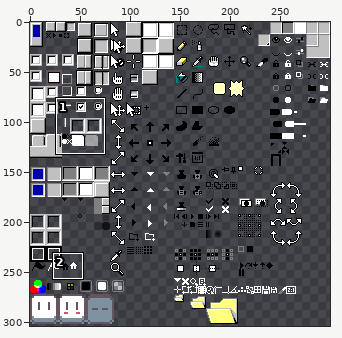
Sprite sheet, stored at Aseprite 95/sheet.png. The picture above shows the old version from afar; the outline marks the close-up.
Close-up. Before the edit:
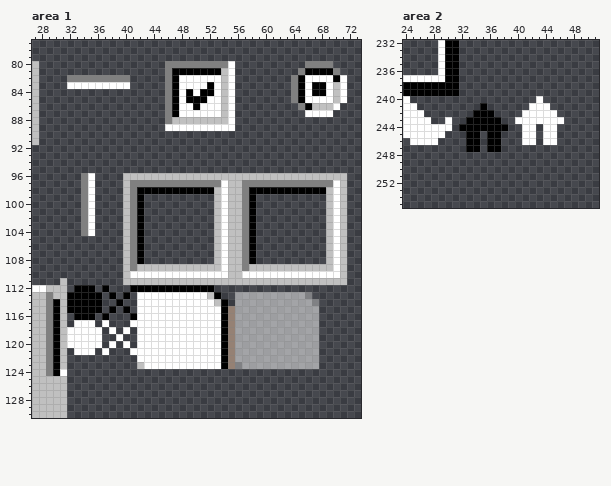
The file is 300x304 pixels. Pixels under 10% opacity are left out. Colours within 5 levels of each other are drawn and written as one. Shown: area 1: x 27..73, y 77..130; area 2: x 24..51, y 232..255.
The result:
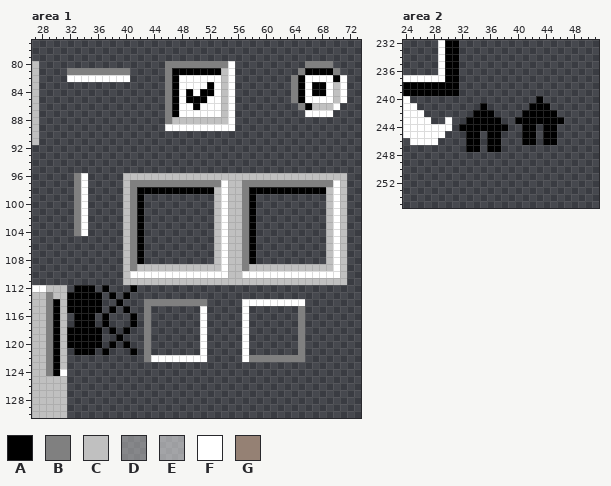
Palette (. is transparent): A #000000  B #808080  C #c0c0c0  D #c6c6c680  E #ffffff80  F #ffffff  G #958174
Log entry: Update tab icons and button text text position on click
Edits made:
{"where": "area 1"}
{"y":81,"x":32,"old":".........","new":"BBBBBBBBB"}
{"y":82,"x":32,"old":"BBBBBBBBB","new":"FFFFFFFFF"}
{"y":83,"x":32,"old":"FFFFFFFFF","new":"........."}
{"y":96,"x":33,"old":".BF","new":"BF."}
{"y":97,"x":33,"old":".BF","new":"BF."}
{"y":98,"x":33,"old":".BF","new":"BF."}
{"y":99,"x":33,"old":".BF","new":"BF."}
{"y":100,"x":33,"old":".BF","new":"BF."}
{"y":101,"x":33,"old":".BF","new":"BF."}
{"y":102,"x":33,"old":".BF","new":"BF."}
{"y":103,"x":33,"old":".BF","new":"BF."}
{"y":104,"x":33,"old":".BF","new":"BF."}
{"y":111,"x":31,"old":"C","new":"."}
{"y":112,"x":42,"old":"AAAAAAAAAAA","new":"..........."}
{"y":113,"x":42,"old":"FFFFFFFFFFCA","new":"............"}
{"y":113,"x":56,"old":"EEEEEEEEEED","new":"..........."}
{"y":114,"x":42,"old":"FFFFFFFFFFFCA","new":".BBBBBBBBB..."}
{"y":114,"x":56,"old":"EEEEEEEEEEED","new":".FFFFFFFFF.."}
{"y":115,"x":42,"old":"FFFFFFFFF","new":".B......."}
{"y":115,"x":52,"old":"FFAGEEEEEEEEEEEE","new":".....F.......B.."}
{"y":116,"x":42,"old":"FFFFFFFFF","new":".B......."}
{"y":116,"x":52,"old":"FFAGEEEEEEEEEEEE","new":".....F.......B.."}
{"y":117,"x":33,"old":"FFF","new":"AAA"}
{"y":117,"x":37,"old":"F","new":"A"}
{"y":117,"x":41,"old":"FFFFFFFFFF","new":"A.B......."}
{"y":117,"x":52,"old":"FFAGEEEEEEEEEEEE","new":".....F.......B.."}
{"y":118,"x":32,"old":"FFFFF","new":"AAAAA"}
{"y":118,"x":38,"old":"F","new":"A"}
{"y":118,"x":40,"old":"F","new":"A"}
{"y":118,"x":42,"old":"FFFFFFFFF","new":".B......."}
{"y":118,"x":52,"old":"FFAGEEEEEEEEEEEE","new":".....F.......B.."}
{"y":119,"x":32,"old":"FFFFF","new":"AAAAA"}
{"y":119,"x":39,"old":"F","new":"A"}
{"y":119,"x":42,"old":"FFFFFFFFF","new":".B......."}
{"y":119,"x":52,"old":"FFAGEEEEEEEEEEEE","new":".....F.......B.."}
{"y":120,"x":32,"old":"FFFFF","new":"AAAAA"}
{"y":120,"x":38,"old":"F","new":"A"}
{"y":120,"x":40,"old":"F","new":"A"}
{"y":120,"x":42,"old":"FFFFFFFFF","new":".B......."}
{"y":120,"x":52,"old":"FFAGEEEEEEEEEEEE","new":".....F.......B.."}
{"y":121,"x":33,"old":"FFF","new":"AAA"}
{"y":121,"x":37,"old":"F","new":"A"}
{"y":121,"x":41,"old":"FFFFFFFFFF","new":"A.B......."}
{"y":121,"x":52,"old":"FFAGEEEEEEEEEEEE","new":".....F.......B.."}
{"y":122,"x":42,"old":"FF","new":".B"}
{"y":122,"x":52,"old":"FFAGEEEEEEEEEEEE","new":".....FBBBBBBBB.."}
{"y":123,"x":42,"old":"CFFFFFFFFFFFAGDEEEEEEEEEEE","new":".........................."}
{"where": "area 2"}
{"y":240,"x":43,"old":"F","new":"A"}
{"y":241,"x":42,"old":"FFF","new":"AAA"}
{"y":242,"x":41,"old":"FFFFF","new":"AAAAA"}
{"y":243,"x":40,"old":"FFFFFFF","new":"AAAAAAA"}
{"y":244,"x":41,"old":"FF","new":"AA"}
{"y":244,"x":44,"old":"FF","new":"AA"}
{"y":245,"x":41,"old":"FF","new":"AA"}
{"y":245,"x":44,"old":"FF","new":"AA"}
{"y":246,"x":41,"old":"FF","new":"AA"}
{"y":246,"x":44,"old":"FF","new":"AA"}
{"label":"changed","picture_box":[67,68,130,89]}
{"label":"changed","picture_box":[74,173,95,236]}
{"label":"erased","picture_box":[60,278,67,285]}
{"label":"changed","picture_box":[67,285,319,369]}
{"label":"changed","picture_box":[515,96,564,145]}
